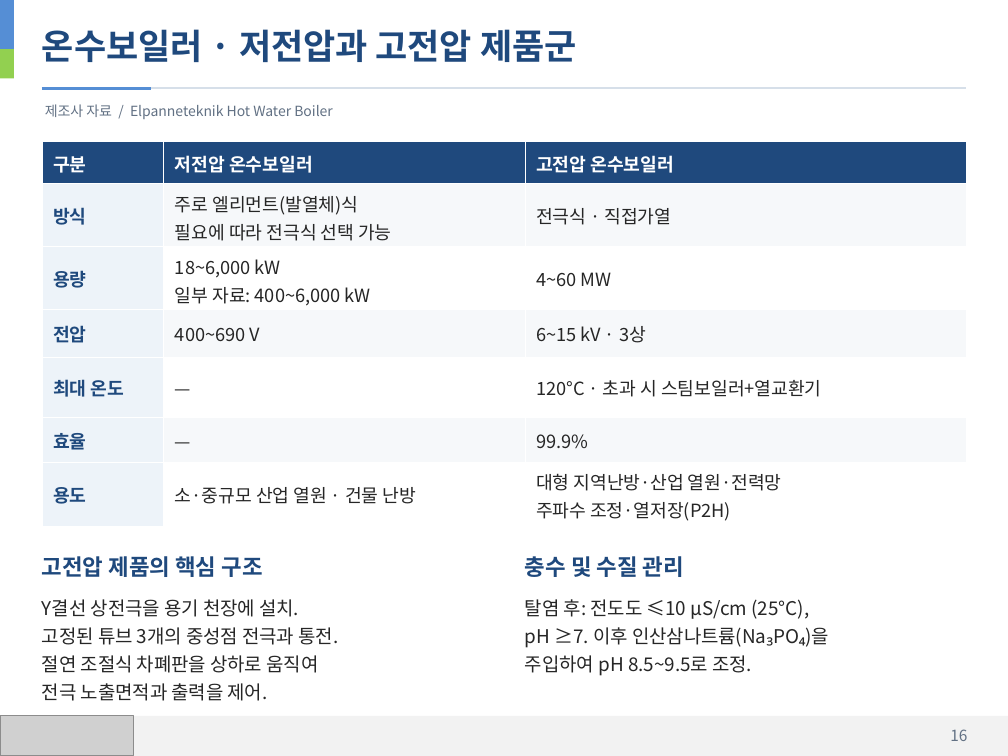
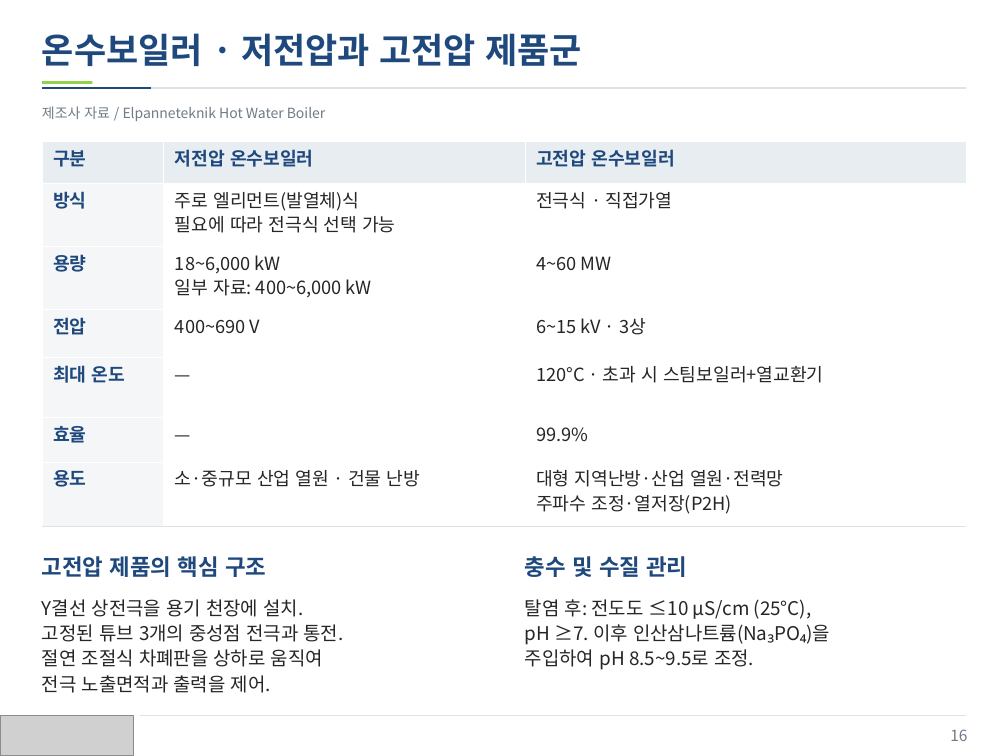
Before and after one commit to jskang5000-arch/my-PPT, a slide deck: slide 16 of KITECH_Boiler.pptx. Drawn at 1008x756 pixels with LibreOffice and Linux fonts; fonts in the diff are those of the drawing; grey boxes stand for pictures. Boxes give left, top, right and bottom in pixels: in the first picture for what was removed or moved away, otherwise in the second. Text is boxed around its words. In the diff, an @@ line names an element or a change of style, - is before the commit and + after.

Commit message:
Refine presentation colors and text alignment

```diff
--- a/KITECH_Boiler.pptx
+++ b/KITECH_Boiler.pptx
@@ text "온수보일러 · 저전압과 고전압 제품군" at (42,33,582,66): line spacing 1.12 to 33.5pt; less space between paragraphs @@
@@ rectangle removed at (0,49,14,79) @@
@@ line (42, 89) - (966, 89): stroke #D6DFE9 1 pt to #DEE3E8 1 pt @@
@@ line (42, 89) - (151, 89): stroke #558ED5 2 pt to #1F497D 1 pt @@
@@ rectangle: place and size @@
-rectangle at (0,0,14,49)
+rectangle at (42,82,93,85)
@@ rectangle at (42,82,93,85): fill #558ED5 to #92D050 @@
@@ text "제조사 자료 / Elpanneteknik Hot ..." at (42,106,326,121): text colour #627184 to #707B87; line spacing 1.12 to 13.4pt; less space between paragraphs @@
@@ table at (42,141,967,526) @@
@@ fill #1F497D to #E8EDF2 in row 1 @@
@@ fill #EDF3F9 to #F5F6F8 in 6 cells @@
@@ fill #F6F8FA to #FFFFFF in 6 cells @@
@@ text colour #FFFFFF to #1F497D in "구분", "저전압 온수보일러", "고전압 온수보일러" @@
@@ line spacing 1.06 to 17.4pt @@
@@ borders changed @@
@@ text "고전압 제품의 핵심 구조" at (42,556,266,577): line spacing 1.12 to 21.4pt; less space between paragraphs @@
@@ text "충수 및 수질 관리" at (525,556,687,577): line spacing 1.12 to 21.4pt; less space between paragraphs @@
@@ text "Y결선 상전극을 용기 천장에 설치." at (42,599,344,693): line spacing 1.12 to 18.1pt; less space between paragraphs @@
@@ text "탈염 후: 전도도 ≤10 µS/cm ..." at (525,599,830,670): line spacing 1.12 to 18.1pt; less space between paragraphs @@
@@ rectangle at (0,716,1008,756): fill #F2F2F2 to #FFFFFF @@
@@ line added from (140, 716) to (966, 716), #DEE3E8 0.6 pt @@
```
Also in this commit, not shown: 33 other slides changed.
